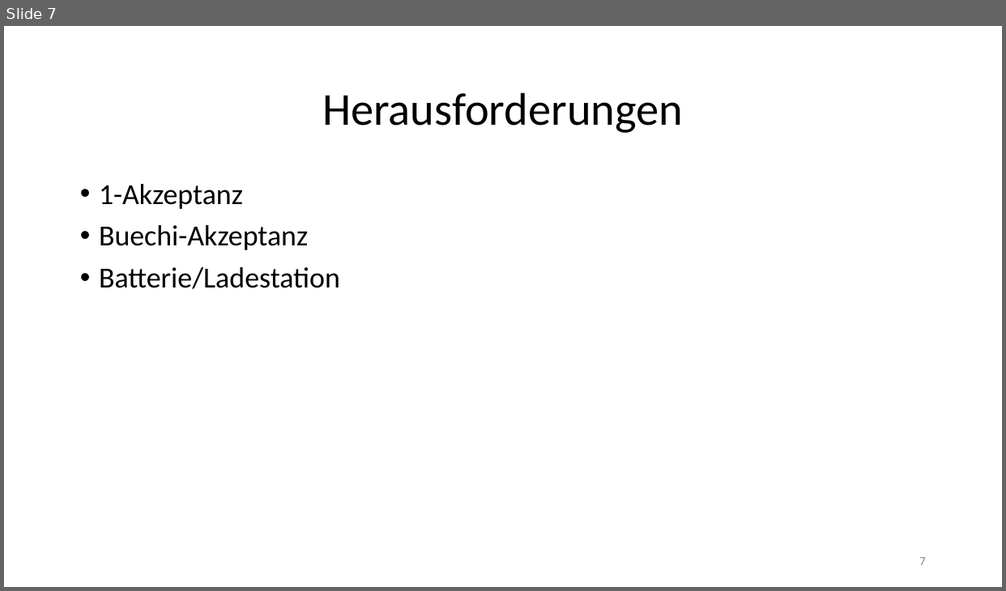
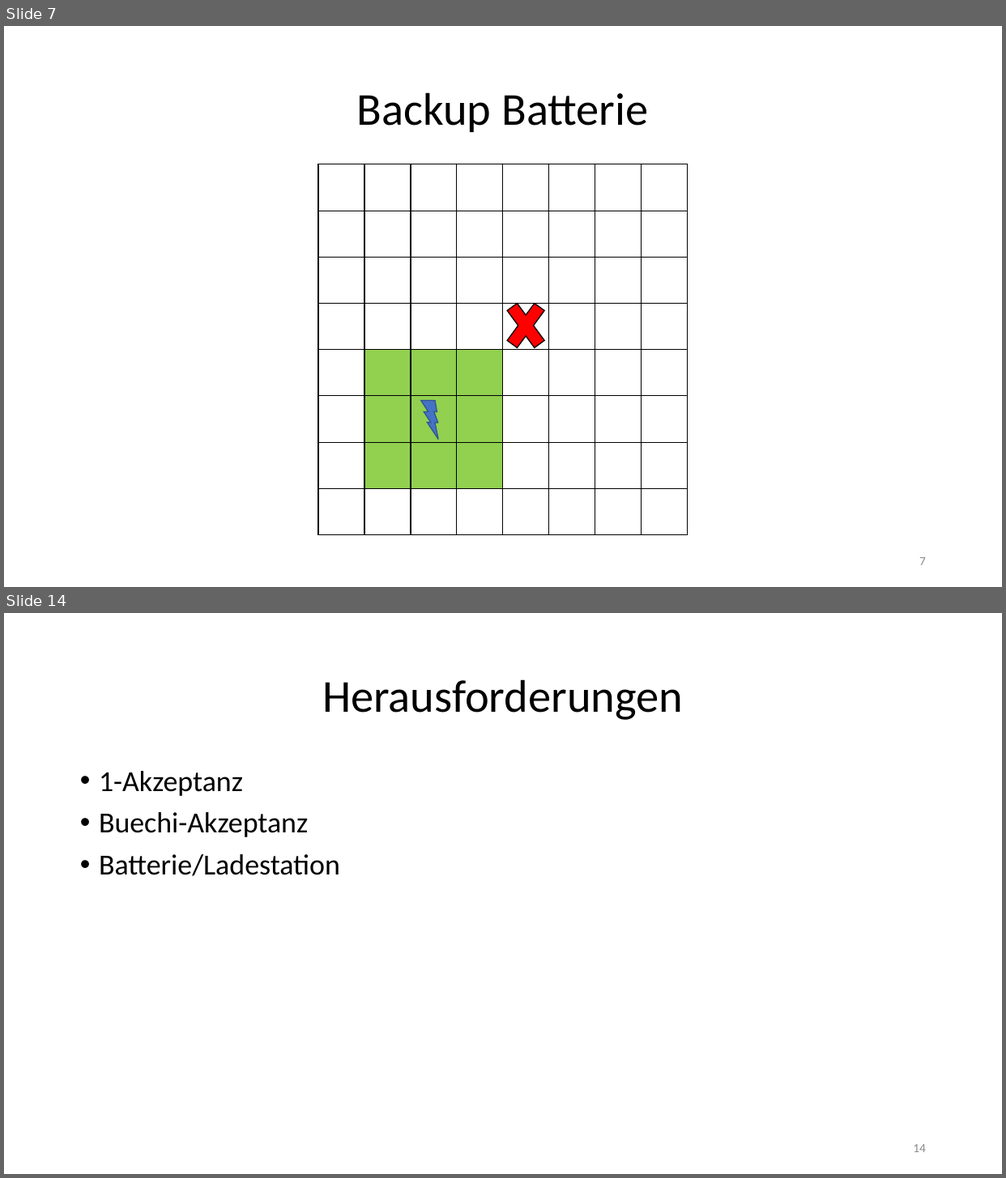
Before and after one commit to jhbruhn/fmes, a slide deck: Dokumentation/Roboter.pptx. Shown one above the other, each under a label of ours: slide 7 before the commit, slides 7 and 14 after it; the slides between them are not shown. The pictures are 1006x591 and 1006x1178 pixels, drawn with LibreOffice and Linux fonts; fonts in the diff are those of the drawing. Boxes give left, top, right and bottom in pixels: in the first picture for what was removed or moved away, otherwise in the second. Text is boxed around its words. In the diff, an @@ line names an element or a change of style, - is before the commit and + after.

```diff
--- a/Dokumentation/Roboter.pptx
+++ b/Dokumentation/Roboter.pptx
@@ slide 7 added at [4,26,1002,587], background #FFFFFF @@
@@ title added at [357,92,648,132], 44 pt, text #000000 @@
+Backup Batterie
@@ table added at [318,165,690,535], 8 rows, 8 columns @@
+ |  |  |  |  |  |  | 
+ |  |  |  |  |  |  | 
+ |  |  |  |  |  |  | 
+ |  |  |  |  |  |  | 
+ |  |  |  |  |  |  | 
+ |  |  |  |  |  |  | 
+ |  |  |  |  |  |  | 
+ |  |  |  |  |  |  | 
@@ cross added at [500,290,552,362], fill #FF0000, outline #000000 1 pt @@
@@ lightning bolt added at [409,395,454,440], fill #4472C4, outline #325491 1 pt @@
@@ page number added at [919,557,926,565], 12 pt, text #8C8C8C @@
+7
@@ what was slide 7 is now slide 14 @@
@@ page number at [913,1144,926,1152]: text changed @@
-7
+14
```
Also in this commit, not shown: 6 other slides added.
